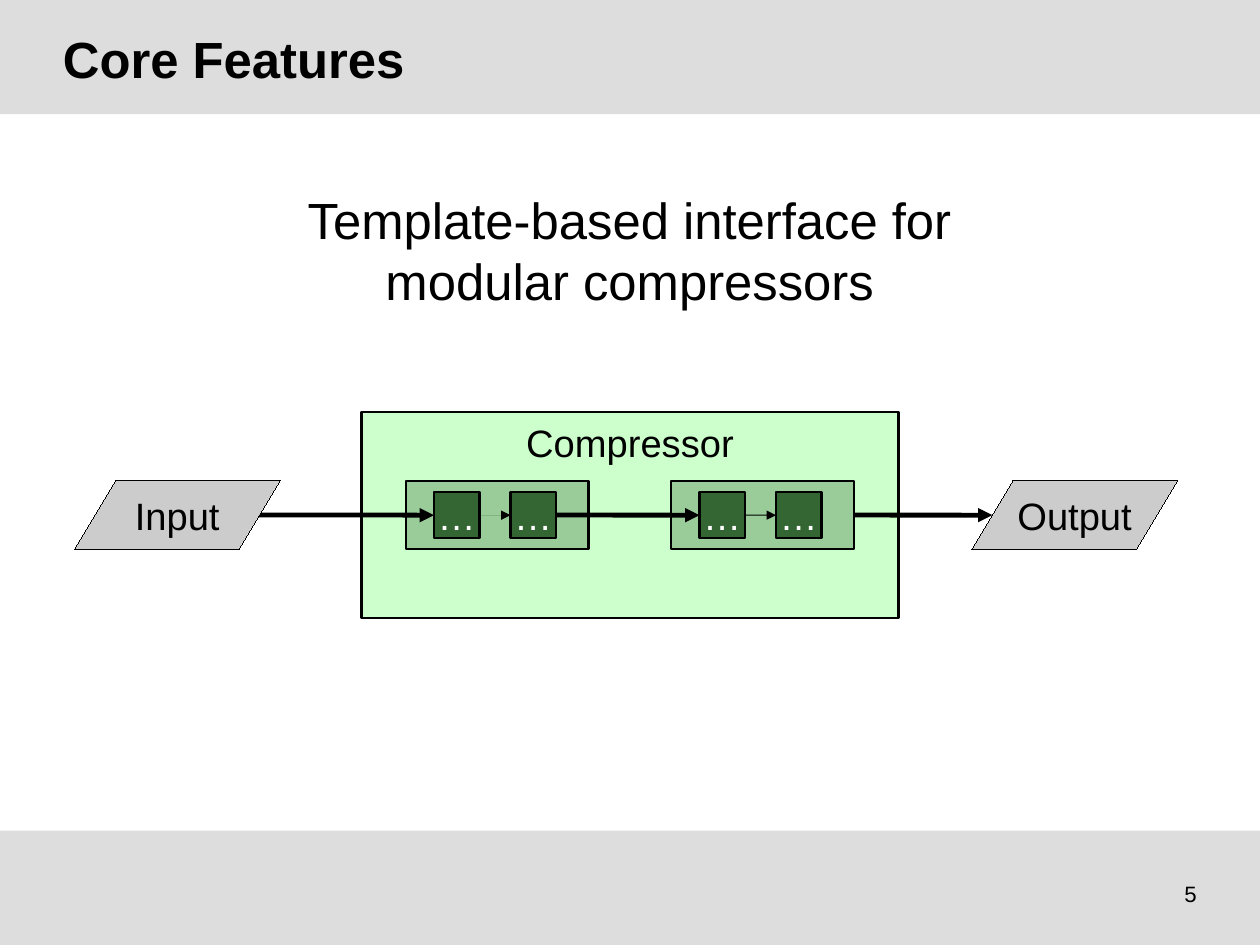
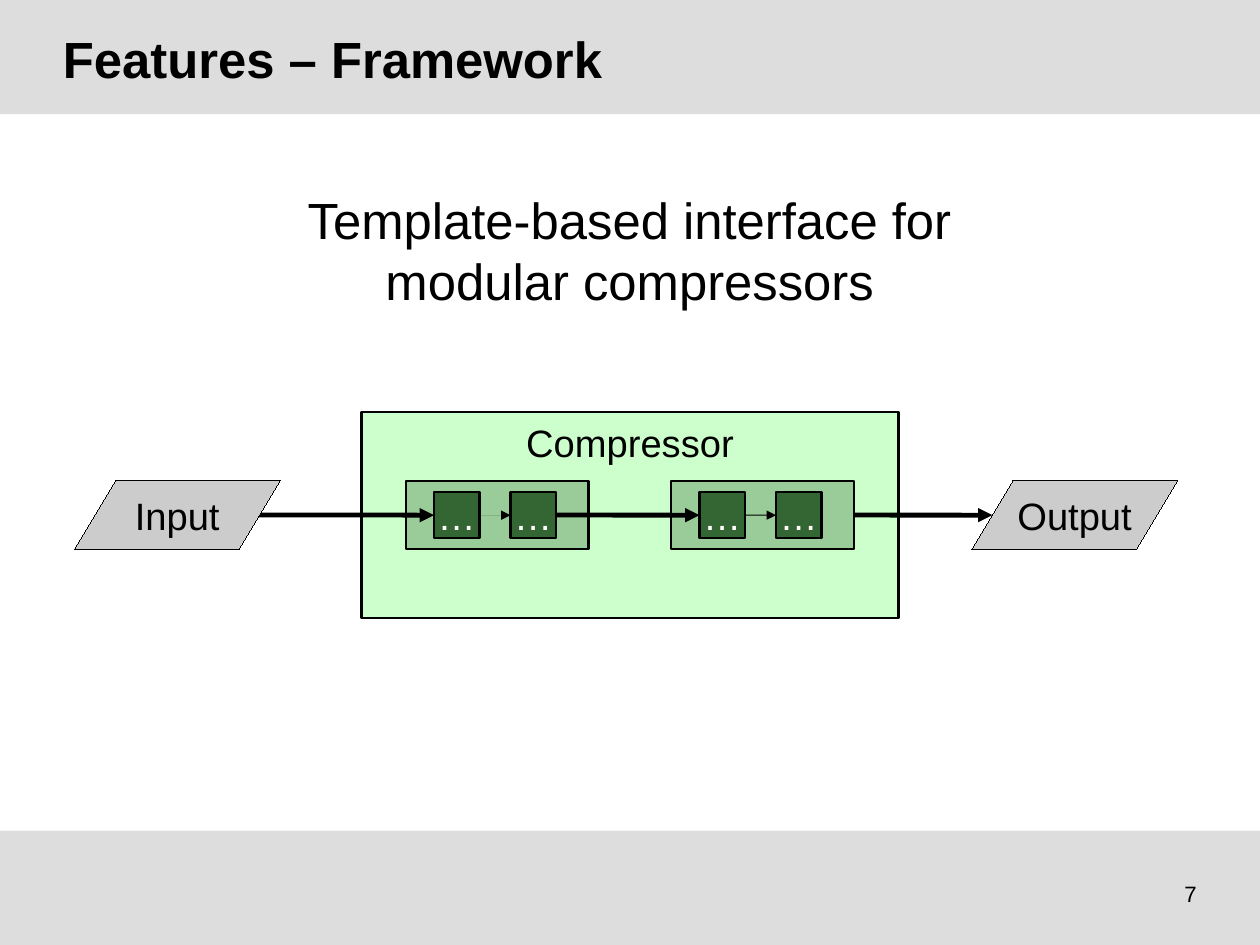
Before and after one commit to tudocomp/tudocomp, a slide deck: slide 7 of etc/presentation.odp (slide 5 before the commit). Drawn at 1260x945 pixels with LibreOffice and Linux fonts; fonts in the diff are those of the drawing; background and template pictures are left out. Boxes give left, top, right and bottom in pixels: in the first picture for what was removed or moved away, otherwise in the second. Text is boxed around its words. In the diff, an @@ line names an element or a change of style, - is before the commit and + after.

```diff
--- a/etc/presentation.odp
+++ b/etc/presentation.odp
@@ title at [63, 41, 602, 79]: text changed @@
-Core Features
+Features – Framework
@@ page number at [1184, 886, 1196, 902]: text changed @@
-5
+7
```
Also in this commit, not shown: 5 other slides changed, 7 slides added, 1 slide removed.
